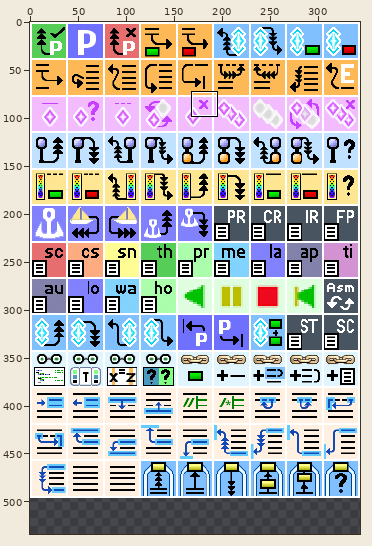
A sprite sheet gets an edit: vvm/core/vdebug/graphics/vdebug_icons.png. The picture above shows the old version from afar; the outline marks the close-up.
Close-up. Before:
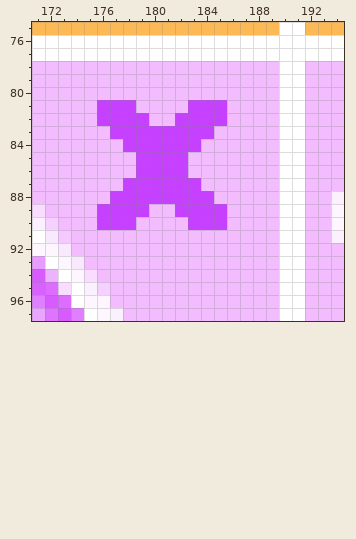
The file is 344x496 pixels. Colours within 5 levels of each other are drawn and written as one. Shown: x 171..194, y 75..97. The old version is drawn lined up with the new one, on the new canvas. The commit also changed other parts of the picture, which this record leaves out.
After the commit:
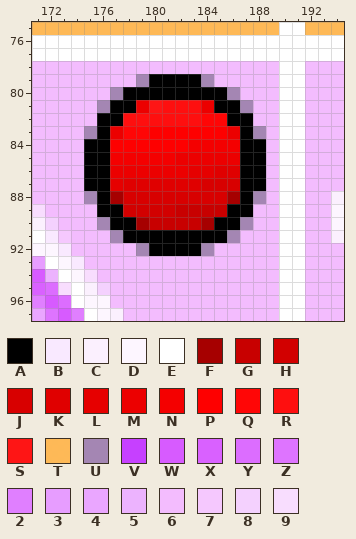
Palette (. is transparent): A #000000  B #f9e9ff  C #fbf0fe  D #fdf6ff  E #ffffff  F #a60000  G #c80000  H #d20000  J #d80000  K #e00000  L #e60000  M #ec0000  N #f40000  P #fe0000  Q #ff0606  R #fe0f0f  S #fe1515  T #ffba57fd  U #a486b3  V #c640ff  W #d75bff  X #d961ff  Y #dc6dff  Z #de74ff  2 #e07fff  3 #e79dff  4 #eaa6ff  5 #ecb3fe  6 #f3bcfe  7 #f5c8fe  8 #f4d1fe  9 #f8ddfe
Changes in this commit:
canvas 344x496 -> 344x534
y 79: x 179..184 666666 -> UAAAAU
y 80: x 177..186 6666666666 -> UAAAAAAAAU
y 81: x 176..187 VVV6666VVV66 -> UAAMSRRRMAAU
y 82: x 176..187 VVVV66VVVV66 -> AARRRRRRQQAA
y 83: x 175..188 66VVVVVVVV6666 -> UAMQQPPPPPPMAU
y 84: x 175..188 666VVVVVV66666 -> AAPPPPPPNNNNAA
y 85: x 175..188 6666VVVV666666 -> AANNNNNMMMMMAA
y 86: x 175..188 6666VVVV666666 -> AAMMMMMMLLKKAA
y 87: x 175..188 666VVVVVV66666 -> AALKKKKKKJJJAA
y 88: x 175..188 66VVVVVVVV6666 -> UAFJJJJJJJJFAU
y 89: x 176..187 VVVV66VVVV66 -> AAHHHHGGGGAA
y 90: x 176..187 VVV6666VVV66 -> UAAFGGGGFAAU
y 91: x 177..186 6666666666 -> UAAAAAAAAU
y 92: x 179..184 666666 -> UAAAAU
Pixel boxes of the changes (left, top, right, bottom) in both close-ups:
changed: (84, 74, 266, 256)
